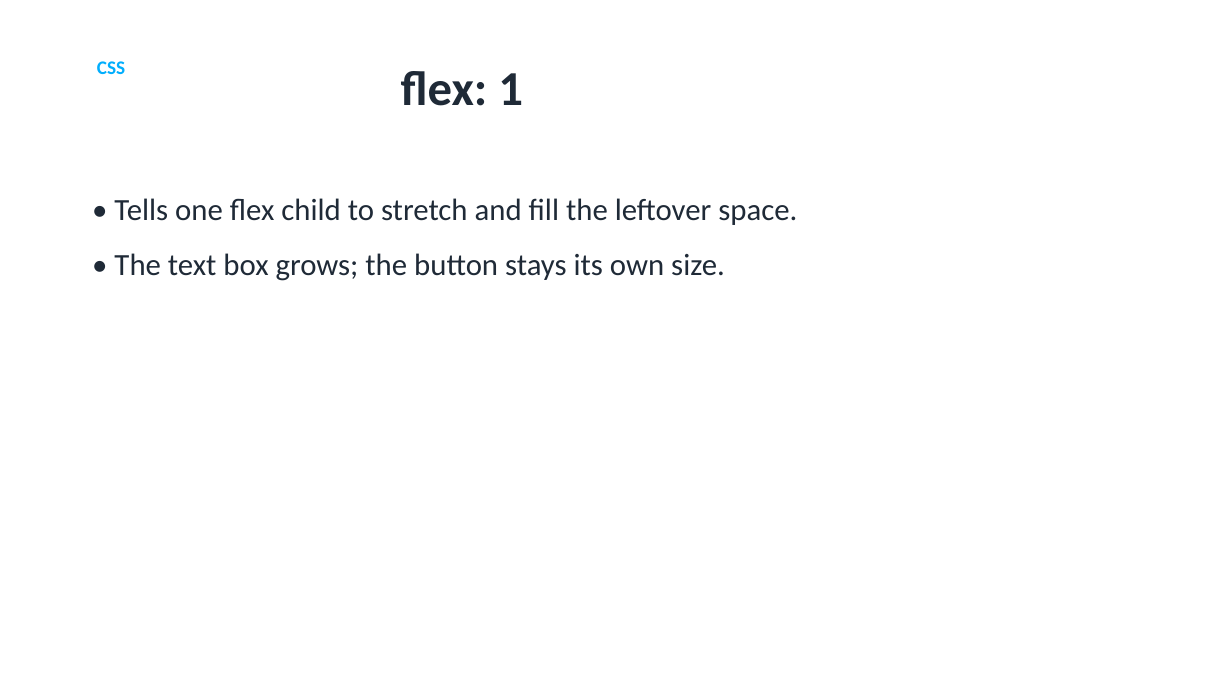
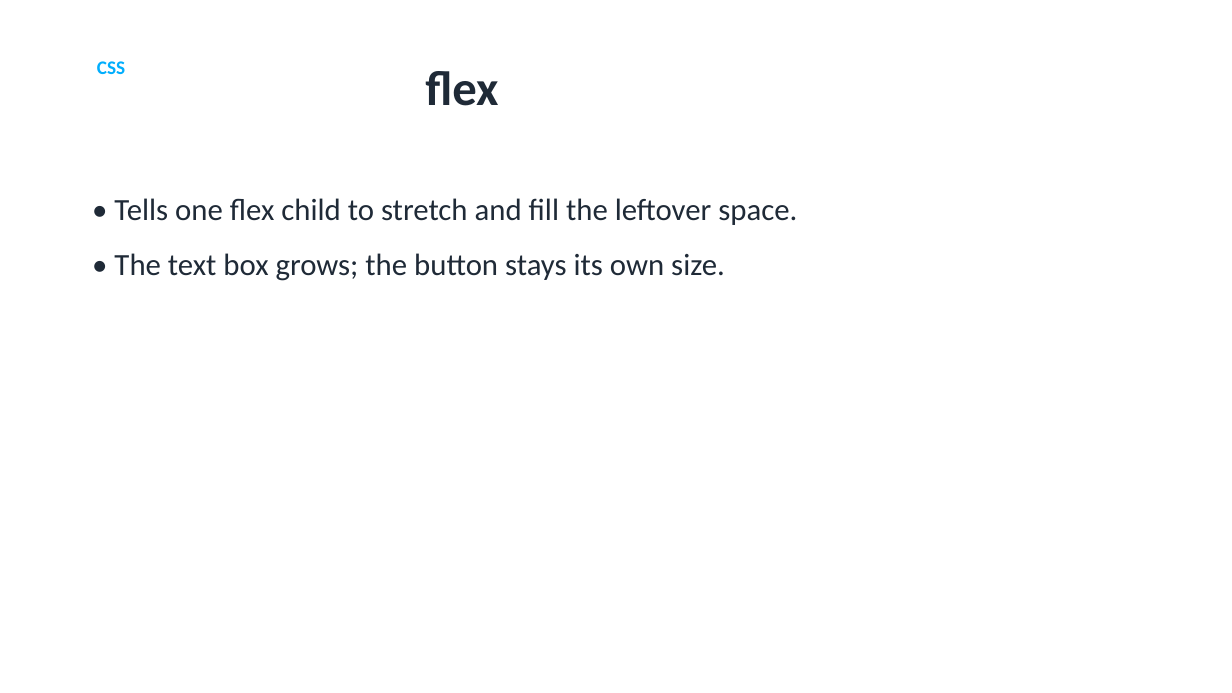
Before and after one commit to utgapps/utgapps.github.io, a slide deck: slide 75 of ai101/slides/week-01.pptx. Drawn at 1232x693 pixels with LibreOffice and Linux fonts; fonts in the diff are those of the drawing. Boxes give left, top, right and bottom in pixels: in the first picture for what was removed or moved away, otherwise in the second. Text is boxed around its words. In the diff, an @@ line names an element or a change of style, - is before the commit and + after.

```diff
--- a/ai101/slides/week-01.pptx
+++ b/ai101/slides/week-01.pptx
@@ title at (425,71,498,106): text changed @@
-flex: 1
+flex
```
Also in this commit, not shown: 1 other slide changed, 19 other files.
